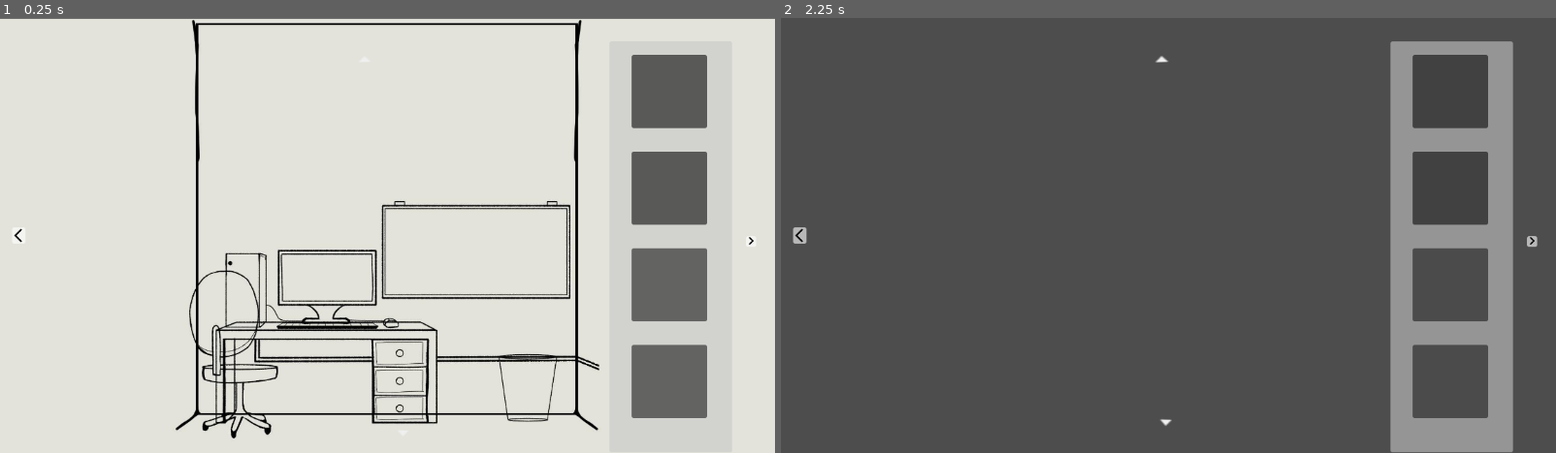
Above: before the commit, frames 1-2 (left to right).
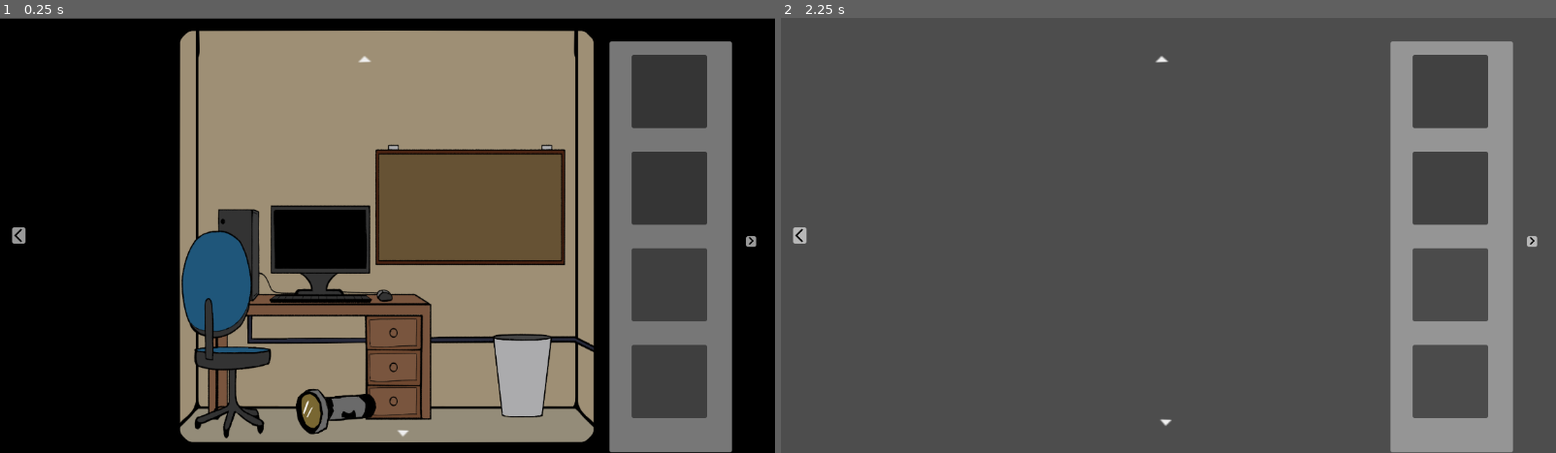
Above: after the commit, the same moments.

Repository: laura1050santos/EV4S3
Game: Godot game, scene res://scenes/fase1/ParedeLeste.tscn
Two runs of this game, one before a commit and one after it. Both use one fixed random seed, a clock stepped at 60 frames per second and the inputs below. This scene is started directly instead of the project's main scene.
Inputs (mouse positions are in pixels of both pictures, inside the frame that each line leads up to):
- Up to frame 1 (0.25 s): no input
- Up to frame 2 (2.25 s): tap Enter at 0.5, 2 s; drag from (1532, 239) to (796, 235) at 0.52 s; tap Space at 1.25 s; drag from (796, 235) to (1532, 239) at 1.27 s; move the mouse to (1145, 61) at 2.02 s; press the mouse at (1145, 61) at 2.03 s

The runs differ from the first frame. In frame 1, 99% of the frame differs, in the area x 0-100%, y 0-100%; in frame 2, nothing differs.

Commit message:
scrr mds
add lanterna e arrumando sprites de cena

Diff:
--- a/project.godot
+++ b/project.godot
@@ -16,7 +16,7 @@
 
 config/name="evase"
 run/main_scene="uid://djryii8ewlak6"
-config/features=PackedStringArray("4.5", "Forward Plus")
+config/features=PackedStringArray("4.6", "Forward Plus")
 config/icon="res://icon.svg"
 
 [autoload]
--- /dev/null
+++ b/recursos/lanterna.tres
@@ -0,0 +1,11 @@
+[gd_resource type="Resource" script_class="itemData" format=3 uid="uid://cn2olv5sq5igu"]
+
+[ext_resource type="Script" uid="uid://bwi2jwocwo7qv" path="res://scripts/inventario/item_data.gd" id="1_fvg52"]
+[ext_resource type="Texture2D" uid="uid://ddwsoo7se5y3p" path="res://assets/lanterna.png" id="1_uyjbx"]
+
+[resource]
+script = ExtResource("1_fvg52")
+item_name = "lanterna"
+icon = ExtResource("1_uyjbx")
+inventory_icon = ExtResource("1_uyjbx")
+metadata/_custom_type_script = "uid://bwi2jwocwo7qv"
--- a/scenes/fase1/ParedeLeste.tscn
+++ b/scenes/fase1/ParedeLeste.tscn
@@ -1,29 +1,29 @@
-[gd_scene load_steps=7 format=3 uid="uid://dqttd76hew5ag"]
+[gd_scene format=3 uid="uid://dqttd76hew5ag"]
 
 [ext_resource type="Script" uid="uid://cyusdajpoxlmc" path="res://scripts/salas_scripts/parede_leste.gd" id="1_2litd"]
 [ext_resource type="PackedScene" uid="uid://b502itwqs4700" path="res://scenes/SetaDireita.tscn" id="1_nd5rm"]
+[ext_resource type="Texture2D" uid="uid://c8uwlx7xvpxpa" path="res://assets/cenapc.png" id="2_k8ayk"]
 [ext_resource type="PackedScene" uid="uid://bs87yg6pua7jj" path="res://scenes/SetaEsquerda.tscn" id="2_vkmgy"]
-[ext_resource type="Texture2D" uid="uid://cmqlfa5312ifk" path="res://assets/tela_pc1.jpg" id="4_2litd"]
 [ext_resource type="PackedScene" uid="uid://c86fx5p8gclpc" path="res://scenes/setaCima.tscn" id="5_xd0od"]
 [ext_resource type="PackedScene" uid="uid://cjcf27vpnn2nw" path="res://scenes/setaBaixo.tscn" id="6_k8ayk"]
 
-[node name="leste" type="Node2D"]
+[node name="leste" type="Node2D" unique_id=1514872956]
 script = ExtResource("1_2litd")
 
-[node name="Sprite2D" type="Sprite2D" parent="."]
+[node name="Sprite2D" type="Sprite2D" parent="." unique_id=122520221]
 position = Vector2(575, 325.5)
 scale = Vector2(0.603125, 0.6009259)
-texture = ExtResource("4_2litd")
+texture = ExtResource("2_k8ayk")
 
-[node name="SetaDireita" parent="." instance=ExtResource("1_nd5rm")]
+[node name="SetaDireita" parent="." unique_id=1578184254 instance=ExtResource("1_nd5rm")]
 destino_cena = "uid://cxhjpnc7drrok"
 
-[node name="SetaEsquerda" parent="." instance=ExtResource("2_vkmgy")]
+[node name="SetaEsquerda" parent="." unique_id=1283995243 instance=ExtResource("2_vkmgy")]
 destino_cena = "uid://djryii8ewlak6"
 
-[node name="setaCima" parent="." instance=ExtResource("5_xd0od")]
+[node name="setaCima" parent="." unique_id=1498824335 instance=ExtResource("5_xd0od")]
 destino_cena = "uid://dcjm6p1qyhtmg"
 
-[node name="SetaBaixo" parent="." instance=ExtResource("6_k8ayk")]
+[node name="SetaBaixo" parent="." unique_id=1229194195 instance=ExtResource("6_k8ayk")]
 position = Vector2(128, 334)
 destino_cena = "uid://dmhce3kfm14ep"
--- a/scenes/fase1/ParedeOeste.tscn
+++ b/scenes/fase1/ParedeOeste.tscn
@@ -1,9 +1,9 @@
-[gd_scene load_steps=9 format=3 uid="uid://du3u5e5blrq5k"]
+[gd_scene format=3 uid="uid://du3u5e5blrq5k"]
 
 [ext_resource type="PackedScene" uid="uid://b502itwqs4700" path="res://scenes/SetaDireita.tscn" id="1_gm2vv"]
 [ext_resource type="Script" uid="uid://4h5mibudxj5i" path="res://scripts/salas_scripts/parede_oeste.gd" id="1_r4qe8"]
 [ext_resource type="PackedScene" uid="uid://bs87yg6pua7jj" path="res://scenes/SetaEsquerda.tscn" id="2_02577"]
-[ext_resource type="Texture2D" uid="uid://b3o6ljof8o5mq" path="res://assets/salaestar.png" id="2_wk2fo"]
+[ext_resource type="Texture2D" uid="uid://jq35mc1vbtca" path="res://assets/salaestar (1).png" id="2_a2k3a"]
 [ext_resource type="PackedScene" uid="uid://c86fx5p8gclpc" path="res://scenes/setaCima.tscn" id="5_ryv08"]
 [ext_resource type="PackedScene" uid="uid://cjcf27vpnn2nw" path="res://scenes/setaBaixo.tscn" id="6_7a4mq"]
 [ext_resource type="Script" uid="uid://bt3l2r4lm5ee3" path="res://scenes/zoom_tele.gd" id="7_a2k3a"]
@@ -11,30 +11,30 @@
 [sub_resource type="RectangleShape2D" id="RectangleShape2D_7a4mq"]
 size = Vector2(63, 28)
 
-[node name="Oeste" type="Node2D"]
+[node name="Oeste" type="Node2D" unique_id=1991184608]
 script = ExtResource("1_r4qe8")
 
-[node name="Sprite2D" type="Sprite2D" parent="."]
+[node name="Sprite2D" type="Sprite2D" parent="." unique_id=348728898]
 position = Vector2(582.25, 326.49997)
 scale = Vector2(0.5997396, 0.6009259)
-texture = ExtResource("2_wk2fo")
+texture = ExtResource("2_a2k3a")
 
-[node name="SetaDireita" parent="." instance=ExtResource("1_gm2vv")]
-destino_cena = "uid://djryii8ewlak6"
-
-[node name="SetaEsquerda" parent="." instance=ExtResource("2_02577")]
-destino_cena = "uid://cxhjpnc7drrok"
-
-[node name="setaCima" parent="." instance=ExtResource("5_ryv08")]
-destino_cena = "uid://dcjm6p1qyhtmg"
-
-[node name="SetaBaixo" parent="." instance=ExtResource("6_7a4mq")]
-destino_cena = "uid://dmhce3kfm14ep"
-
-[node name="Area2D" type="Area2D" parent="."]
+[node name="Area2D" type="Area2D" parent="." unique_id=2021680412]
 script = ExtResource("7_a2k3a")
 destino_cena = "uid://bt40n0me6w8e5"
 
-[node name="CollisionShape2D" type="CollisionShape2D" parent="Area2D"]
+[node name="CollisionShape2D" type="CollisionShape2D" parent="Area2D" unique_id=1441696459]
 position = Vector2(615.5, 461)
 shape = SubResource("RectangleShape2D_7a4mq")
+
+[node name="SetaBaixo" parent="." unique_id=789411554 instance=ExtResource("6_7a4mq")]
+destino_cena = "uid://dmhce3kfm14ep"
+
+[node name="setaCima" parent="." unique_id=2008441482 instance=ExtResource("5_ryv08")]
+destino_cena = "uid://dcjm6p1qyhtmg"
+
+[node name="SetaEsquerda" parent="." unique_id=627325203 instance=ExtResource("2_02577")]
+destino_cena = "uid://cxhjpnc7drrok"
+
+[node name="SetaDireita" parent="." unique_id=1058934518 instance=ExtResource("1_gm2vv")]
+destino_cena = "uid://djryii8ewlak6"
--- a/scripts/salas_scripts/parede_leste.gd
+++ b/scripts/salas_scripts/parede_leste.gd
@@ -4,7 +4,16 @@
 	var nome_desta_cena = self.name # O nome do nó raiz desta cena
 
 	var itens_iniciais=[
-		#itens que começam na cena
+
+{
+
+"item": preload("res://recursos/lanterna.tres"),
+
+"pos": Vector2(500, 550),
+
+"cena": nome_desta_cena
+
+},#itens que começam na cena
 
 	]
 	iniciar_itens_cena(nome_desta_cena, itens_iniciais)
Binary file added: assets/cenapc.png
Not shown, added: assets/cenapc.png.import
Binary file added: assets/lanterna.png
Not shown, added: assets/lanterna.png.import
Binary file added: assets/lanternaparede.png
Not shown, added: assets/lanternaparede.png.import
Binary file added: assets/salaestar (1).png
Not shown, added: assets/salaestar (1).png.import
